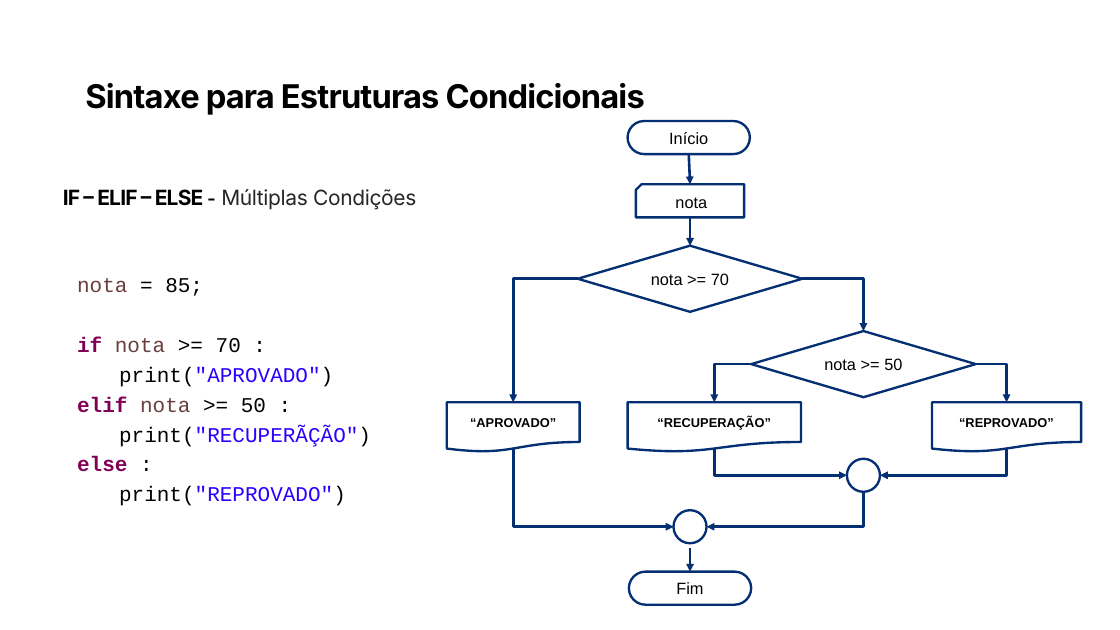
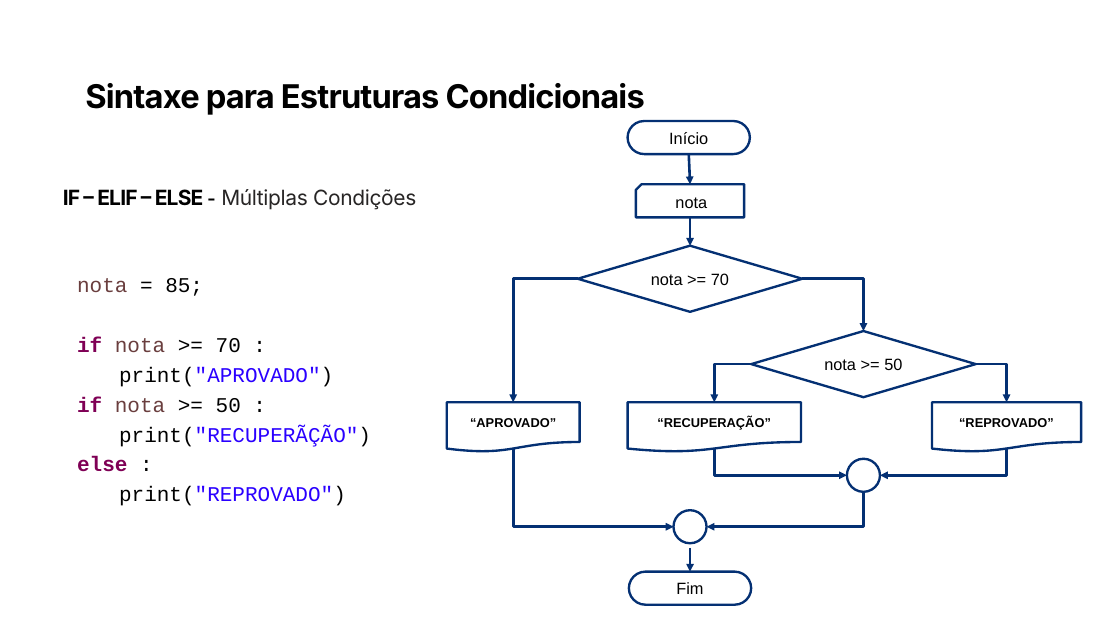
Before and after one commit to PedroMiho/UMC, a slide deck: slide 10 of ads/software-basico/aulas-03-04-estruturas-decisao/Aula 03 - Estrutura de Decisão.pptx. Drawn at 1120x630 pixels with LibreOffice and Linux fonts; fonts in the diff are those of the drawing; background and template pictures are left out. Boxes give left, top, right and bottom in pixels: in the first picture for what was removed or moved away, otherwise in the second. Text is boxed around its words. In the diff, an @@ line names an element or a change of style, - is before the commit and + after.

```diff
--- a/ads/software-basico/aulas-03-04-estruturas-decisao/Aula 03 - Estrutura de Decisão.pptx
+++ b/ads/software-basico/aulas-03-04-estruturas-decisao/Aula 03 - Estrutura de Decisão.pptx
@@ text at <box>77,397,241,413</box>: text changed @@
-elif nota >= 50 :
+if nota >= 50 :
```
Also in this commit, not shown: 1 other slide changed, 21 other files.
